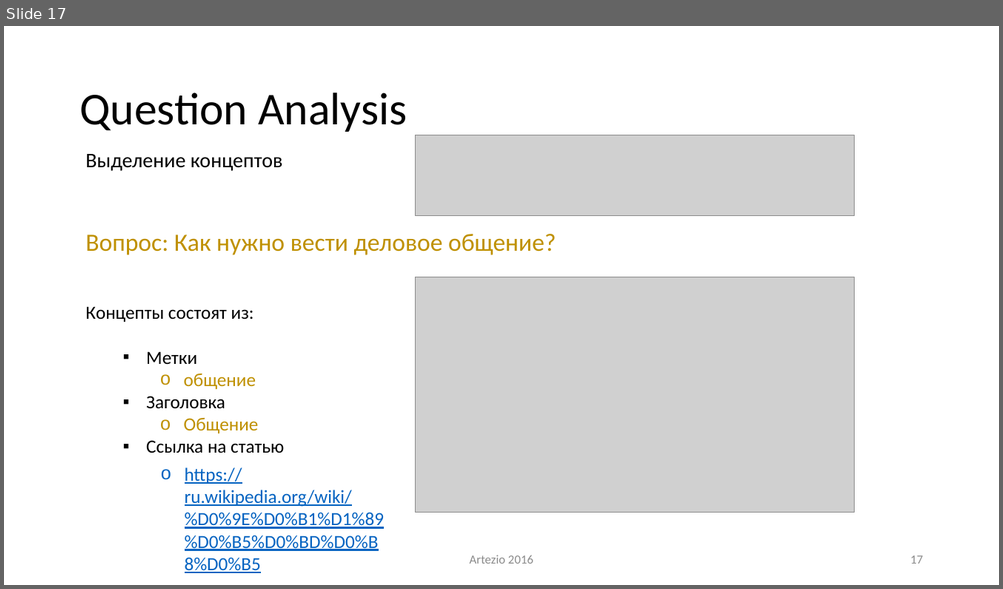
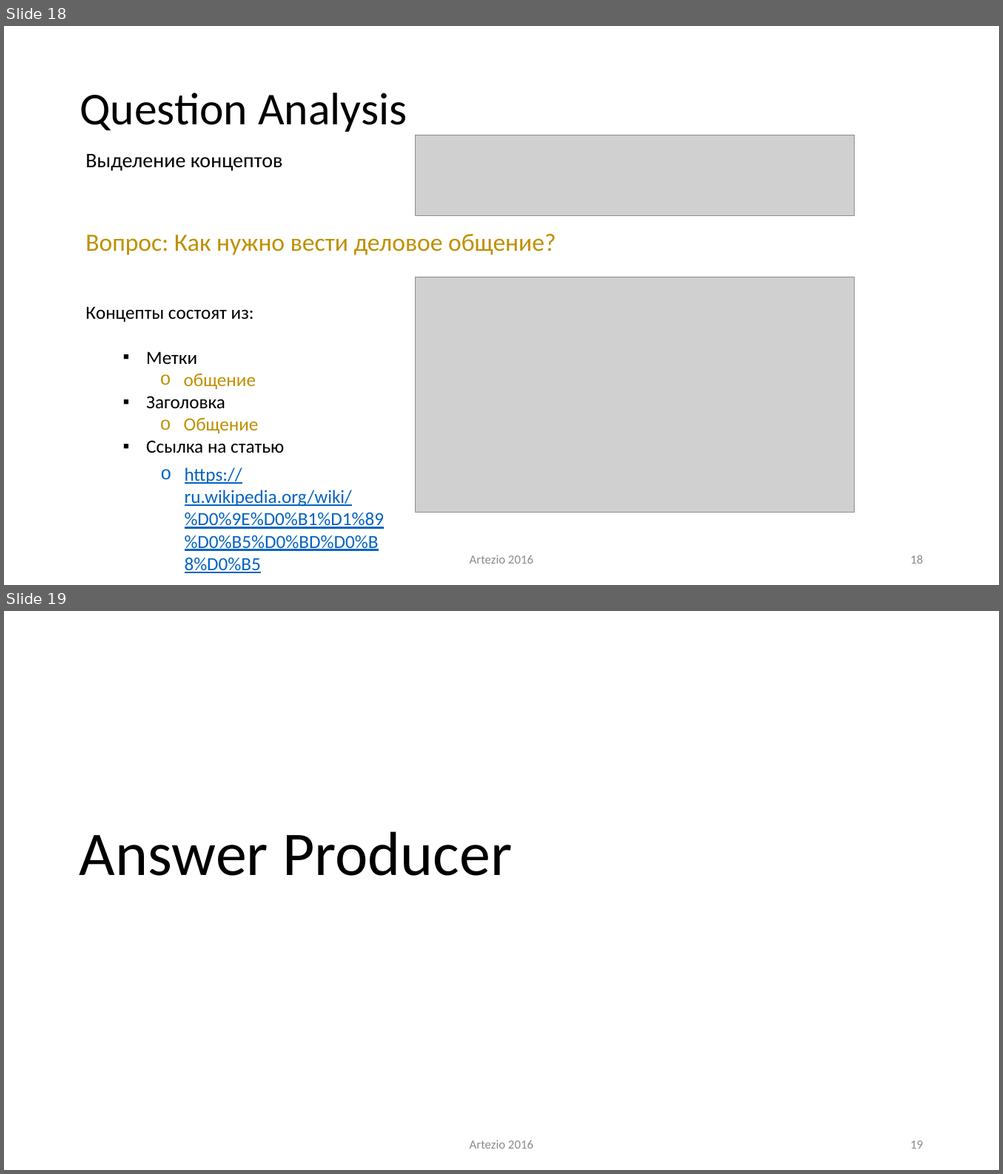
Before and after one commit to ike3/yodaqa, a slide deck: doc/Presentation.pptx. Shown one above the other, each under a label of ours: slide 17 before the commit, slides 18 and 19 after it. The pictures are 1003x589 and 1003x1174 pixels, drawn with LibreOffice and Linux fonts; fonts in the diff are those of the drawing; grey boxes stand for pictures. Boxes give left, top, right and bottom in pixels: in the first picture for what was removed or moved away, otherwise in the second. Text is boxed around its words. In the diff, an @@ line names an element or a change of style, - is before the commit and + after.

```diff
--- a/doc/Presentation.pptx
+++ b/doc/Presentation.pptx
@@ slide 19 added at [4, 611, 999, 1170], background #FFFFFF @@
@@ title added at [79, 832, 512, 876], 60 pt, text #141414 @@
+Answer Producer
@@ text added at [469, 1140, 533, 1149], 12 pt, text #8C8C8C @@
+Artezio 2016
@@ page number added at [910, 1141, 922, 1149], 12 pt, text #8C8C8C @@
+19
@@ what was slide 17 is now slide 18 @@
@@ page number at [910, 555, 922, 564]: text changed @@
-17
+18
```
Also in this commit, not shown: 29 other slides changed, 4 other slides added.
